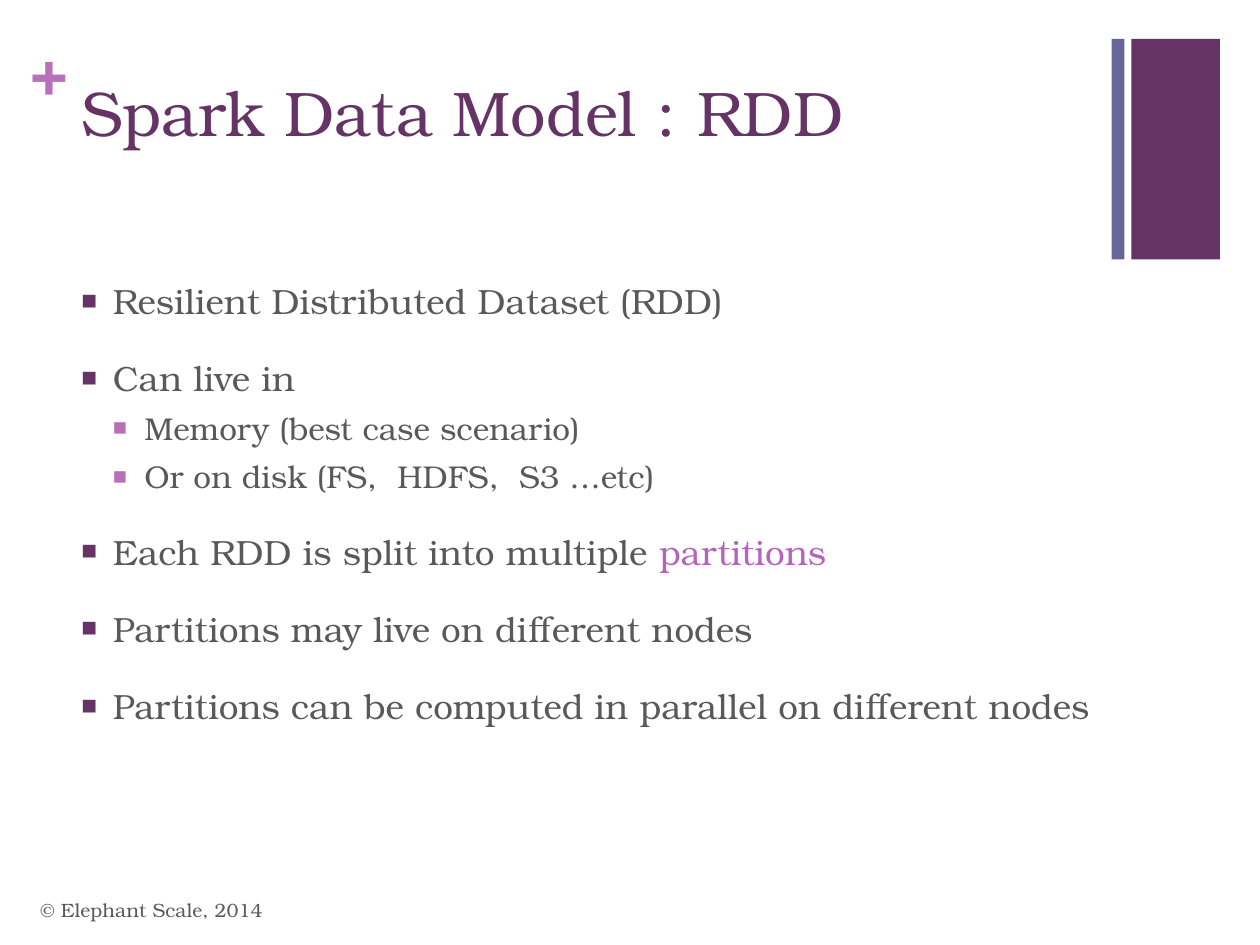
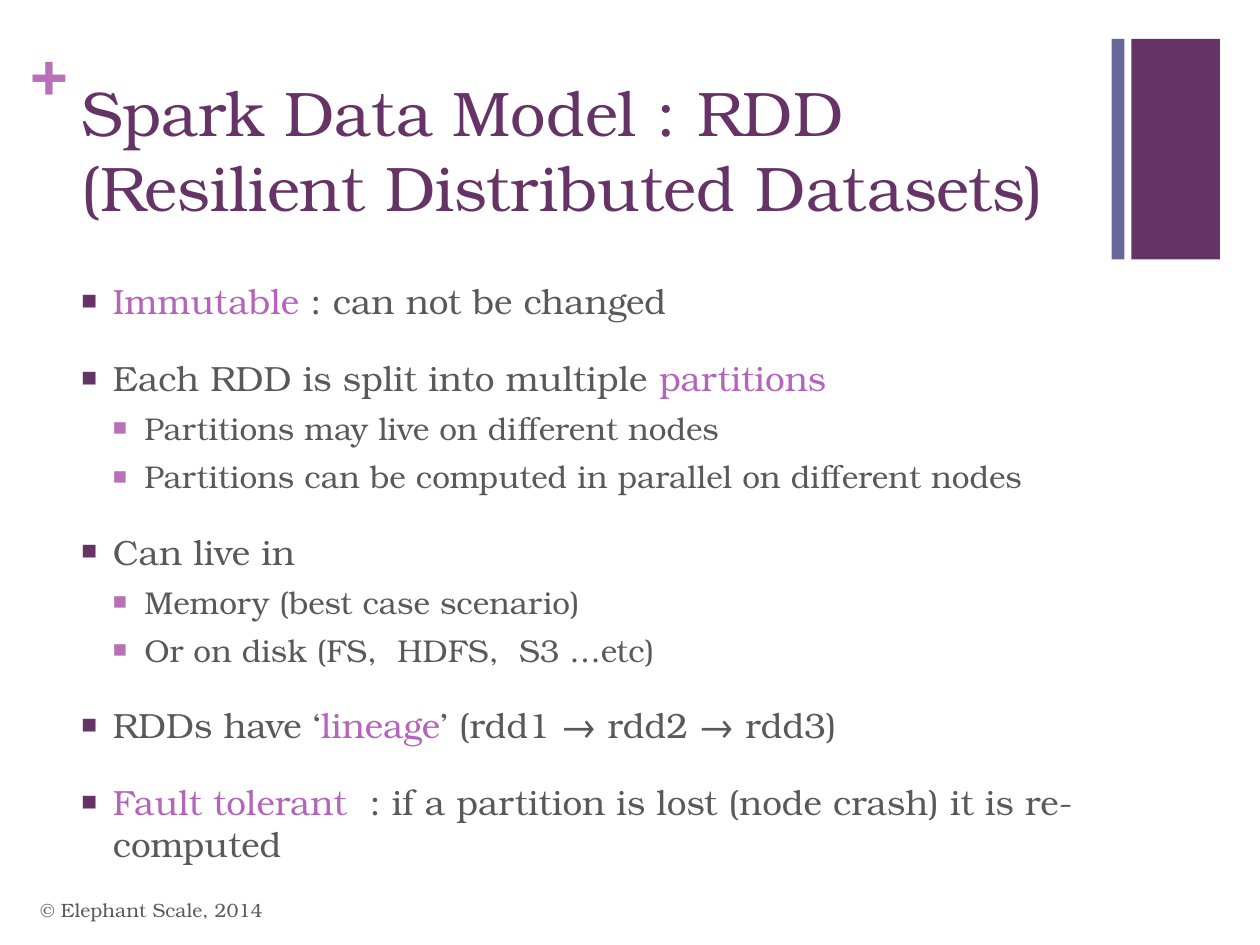
Before and after one commit to mattvinks/spark-labs, a slide deck: slide 18 of slides/02_Spark_Intro.pptx. Drawn at 1260x945 pixels with LibreOffice and Linux fonts; fonts in the diff are those of the drawing. Boxes give left, top, right and bottom in pixels: in the first picture for what was removed or moved away, otherwise in the second. Text is boxed around its words. In the diff, an @@ line names an element or a change of style, - is before the commit and + after.

```diff
--- a/slides/02_Spark_Intro.pptx
+++ b/slides/02_Spark_Intro.pptx
@@ title at [81, 91, 1044, 221]: text changed @@
-Spark Data Model : RDD
+Spark Data Model : RDD (Resilient Distributed Datasets)
@@ text at [113, 289, 1022, 495]: text changed; size 20 to 18 pt @@
-■ Resilient Distributed Dataset (RDD)
+■ Immutable : can not be changed
+■ Each RDD is split into multiple partitions
+  ■ Partitions may live on different nodes
+  ■ Partitions can be computed in parallel on different nodes
@@ text at [113, 713, 1072, 823]: text changed @@
-■ Each RDD is split into multiple partitions
-■ Partitions may live on different nodes
-■ Partitions can be computed in parallel on different nodes
+■ RDDs have ‘lineage’ (rdd1 → rdd2 → rdd3)
+■ Fault tolerant : if a partition is lost (node crash) it is re-computed
```
Also in this commit, not shown: 5 other slides changed, 4 slides added, 1 slide removed, 16 other files.
